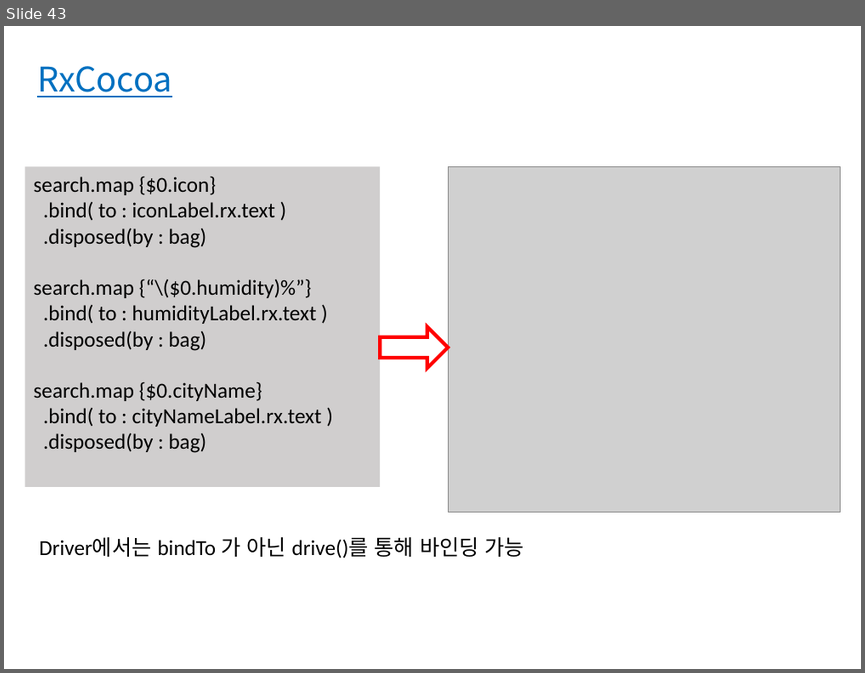
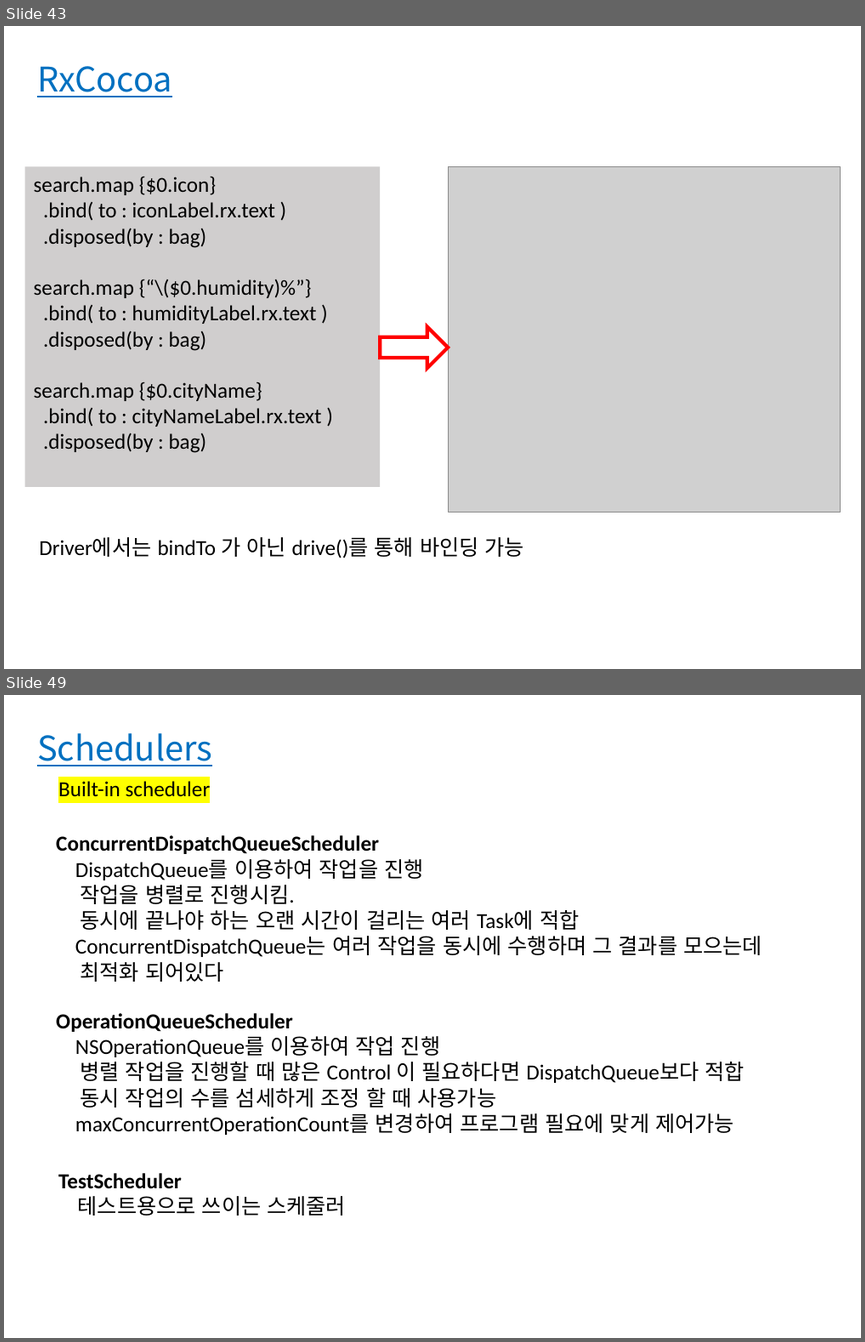
Before and after one commit to bbangbin97/RxSwift_Project, a slide deck: RxSwift.pptx. Shown one above the other, each under a label of ours: slide 43 before the commit, slides 43 and 49 after it; the slides between them are not shown. The pictures are 865x673 and 865x1342 pixels, drawn with LibreOffice and Linux fonts; fonts in the diff are those of the drawing; grey boxes stand for pictures. Boxes give left, top, right and bottom in pixels: in the first picture for what was removed or moved away, otherwise in the second. Text is boxed around its words. In the diff, an @@ line names an element or a change of style, - is before the commit and + after.

```diff
--- a/RxSwift.pptx
+++ b/RxSwift.pptx
@@ slide 49 added at [4, 695, 861, 1338], background #FFFFFF @@
@@ text added at [37, 733, 212, 766], 28.5 pt, text #0070C0, underline @@
+Schedulers
@@ text added at [58, 779, 211, 802], 18 pt, text #000000 @@
+Built-in scheduler
@@ text added at [56, 835, 762, 981], 18 pt, text #000000 @@
+ConcurrentDispatchQueueScheduler
+DispatchQueue를 이용하여 작업을 진행
+작업을 병렬로 진행시킴.
+동시에 끝나야 하는 오랜 시간이 걸리는 여러 Task에 적합
+ConcurrentDispatchQueue는 여러 작업을 동시에 수행하며 그 결과를 모으는데
+최적화 되어있다
@@ text added at [56, 1013, 744, 1134], 18 pt, text #000000 @@
+OperationQueueScheduler
+NSOperationQueue를 이용하여 작업 진행
+병렬 작업을 진행할 때 많은 Control 이 필요하다면 DispatchQueue보다 적합
+동시 작업의 수를 섬세하게 조정 할 때 사용가능
+maxConcurrentOperationCount를 변경하여 프로그램 필요에 맞게 제어가능
@@ text added at [58, 1173, 346, 1215], 18 pt, text #000000, bold @@
+TestScheduler
+테스트용으로 쓰이는 스케줄러
```
Also in this commit, not shown: 5 other slides added, 1 slide removed, 1 other file.
